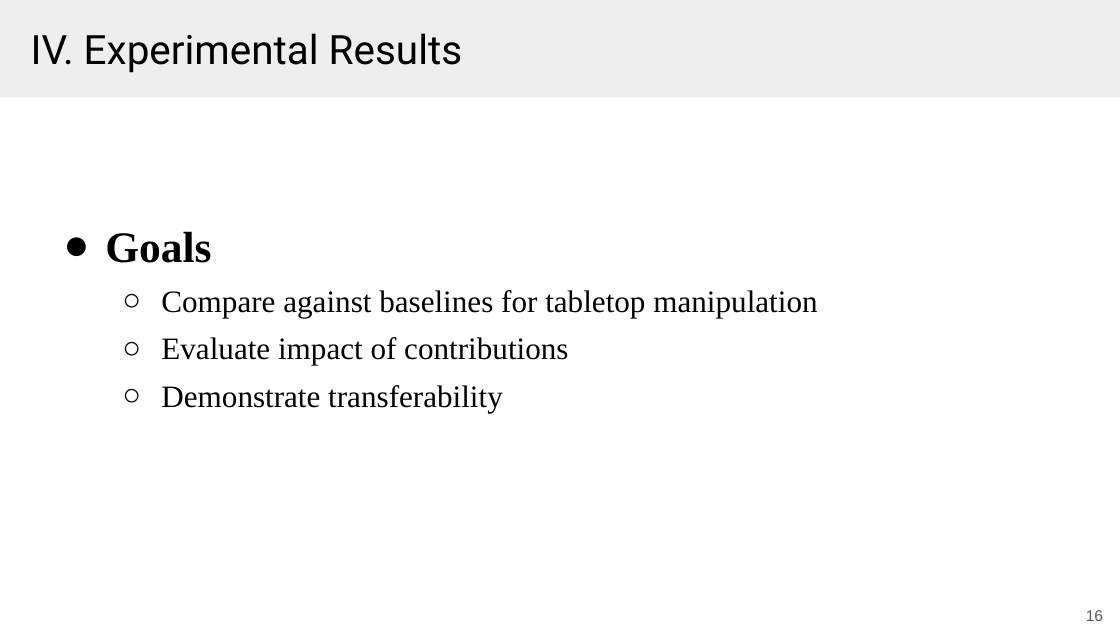
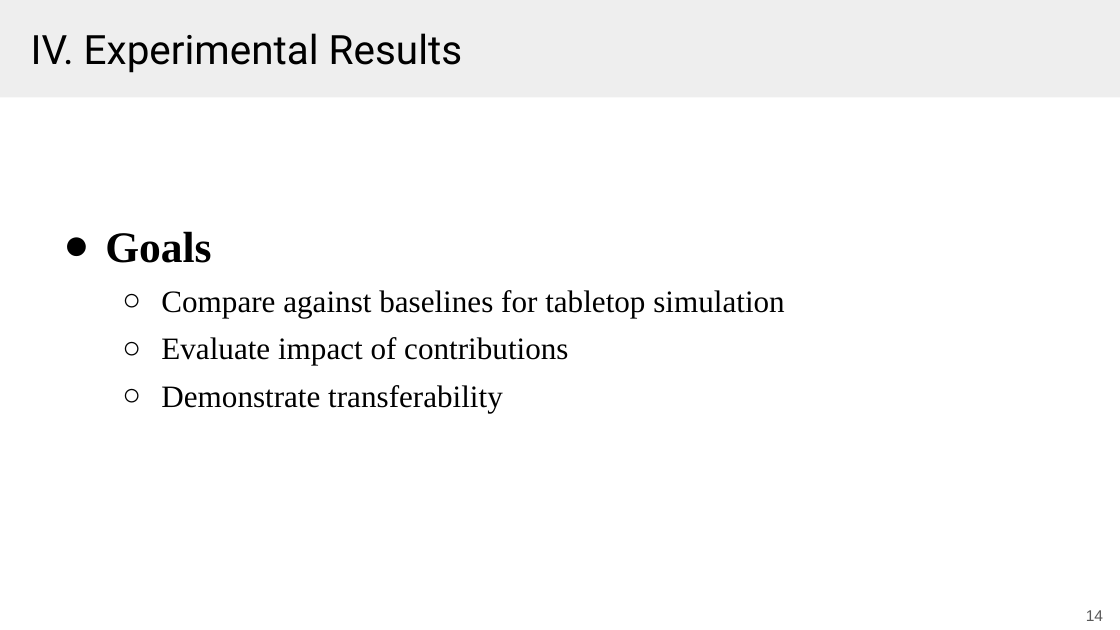
Before and after one commit to Tazering/UVA-CS, a slide deck: slide 14 of CS-6501_Kuo/paper presentation/lifelong_robot_presentation.pptx (slide 16 before the commit). Drawn at 1120x630 pixels with LibreOffice and Linux fonts; fonts in the diff are those of the drawing. Boxes give left, top, right and bottom in pixels: in the first picture for what was removed or moved away, otherwise in the second. Text is boxed around its words. In the diff, an @@ line names an element or a change of style, - is before the commit and + after.

```diff
--- a/CS-6501_Kuo/paper presentation/lifelong_robot_presentation.pptx
+++ b/CS-6501_Kuo/paper presentation/lifelong_robot_presentation.pptx
@@ text at box(161, 290, 784, 318): text changed @@
-  ○ Compare against baselines for tabletop manipulation
+  ○ Compare against baselines for tabletop simulation
@@ page number at box(1047, 604, 1114, 626): text changed @@
-16
+14
@@ page number at box(1086, 610, 1103, 621): text changed @@
-16
+14
```
Also in this commit, not shown: 11 other slides changed, 3 slides added, 6 slides removed, 2 other files.
